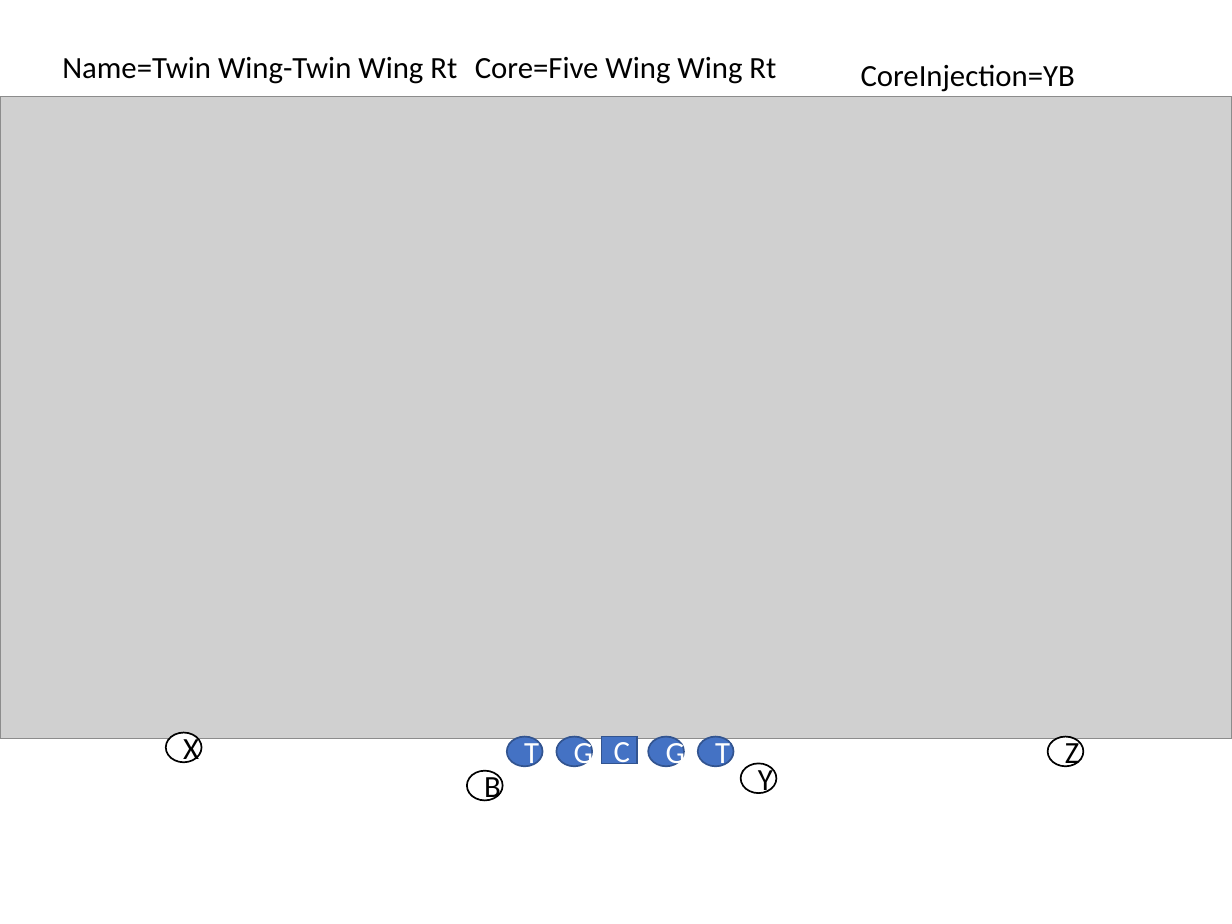
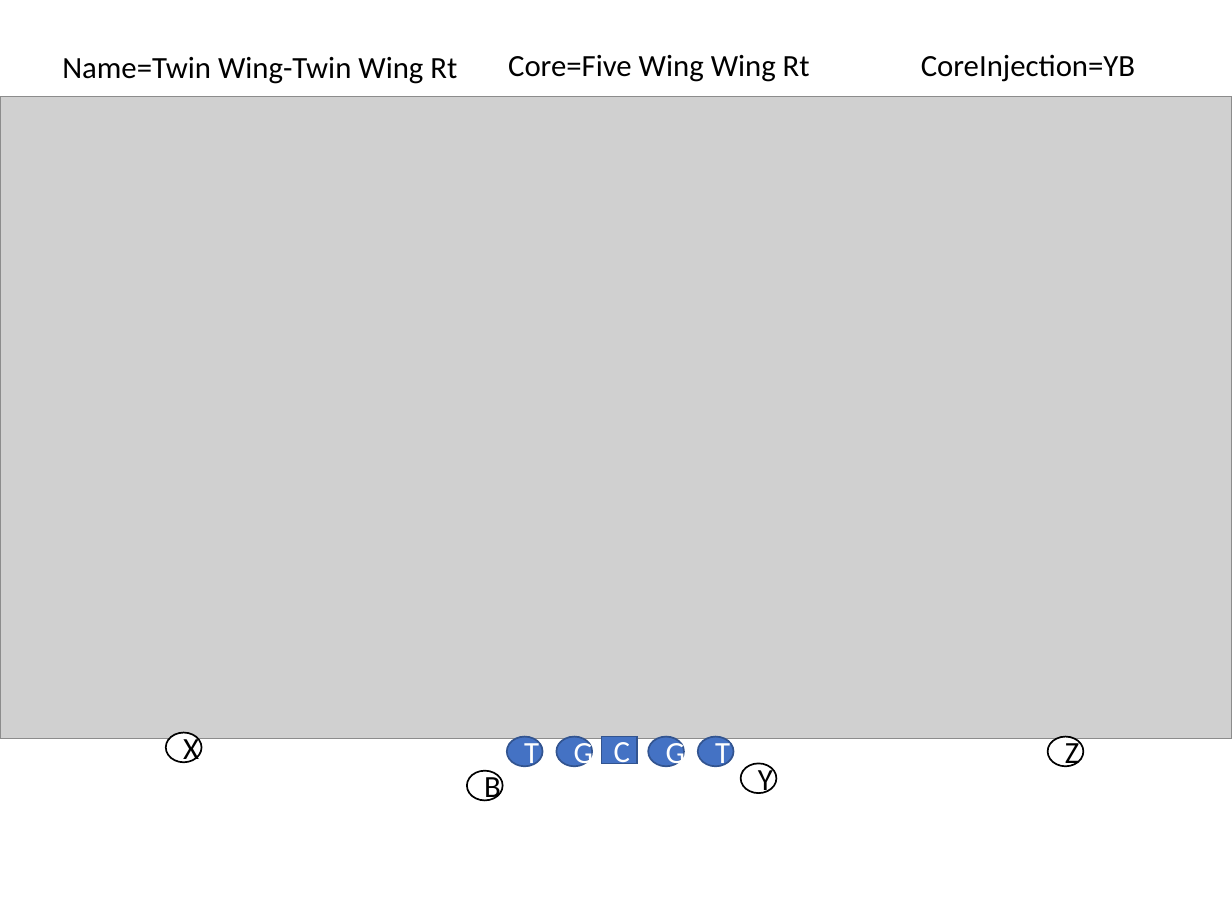
Before and after one commit to Aceplace/VBAScoutCard2, a slide deck: slide 13 of FormationTemplateCreator.pptm (slide 24 before the commit). Drawn at 1232x924 pixels with LibreOffice and Linux fonts; fonts in the diff are those of the drawing; grey boxes stand for pictures. Boxes give left, top, right and bottom in pixels: in the first picture for what was removed or moved away, otherwise in the second. Text is boxed around its words. In the diff, an @@ line names an element or a change of style, - is before the commit and + after.

```diff
--- a/FormationTemplateCreator.pptm
+++ b/FormationTemplateCreator.pptm
@@ text "Core=Five Wing Wing Rt": place and size @@
-text "Core=Five Wing Wing Rt" at bbox=[475, 57, 776, 84]
+text "Core=Five Wing Wing Rt" at bbox=[508, 55, 810, 82]
@@ text "CoreInjection=YB": place and size @@
-text "CoreInjection=YB" at bbox=[861, 64, 1075, 92]
+text "CoreInjection=YB" at bbox=[921, 54, 1135, 82]
```
Also in this commit, not shown: 1 slide added, 12 slides removed, 1 other file.
